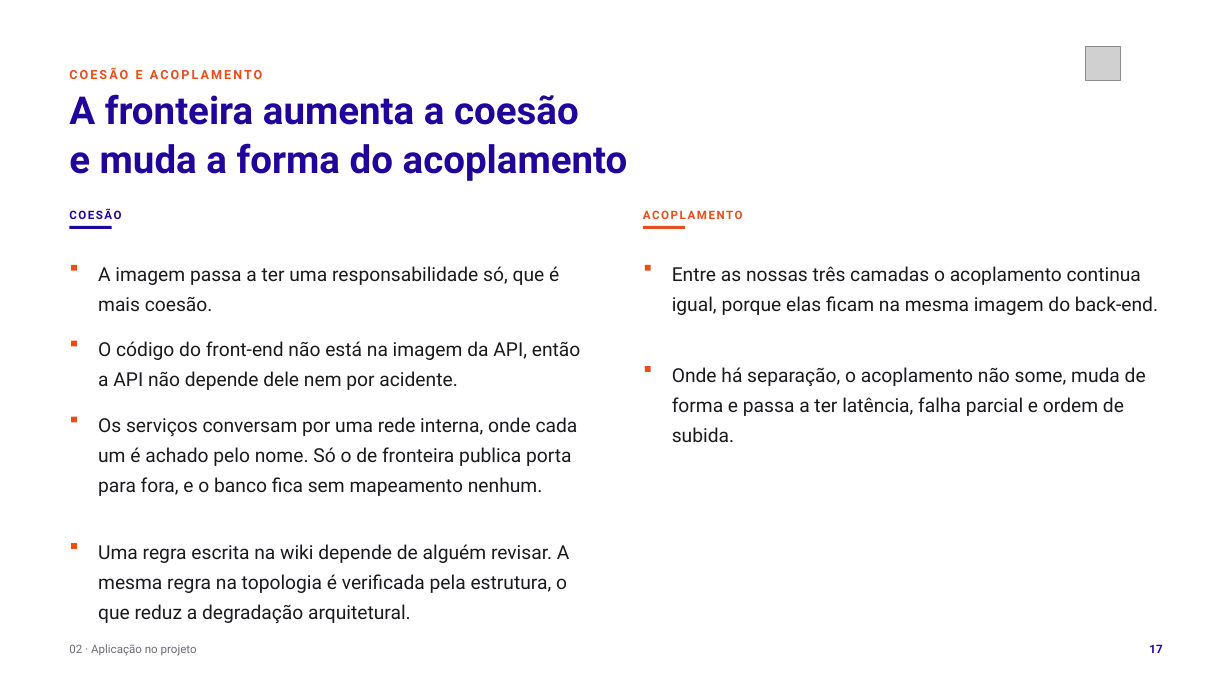
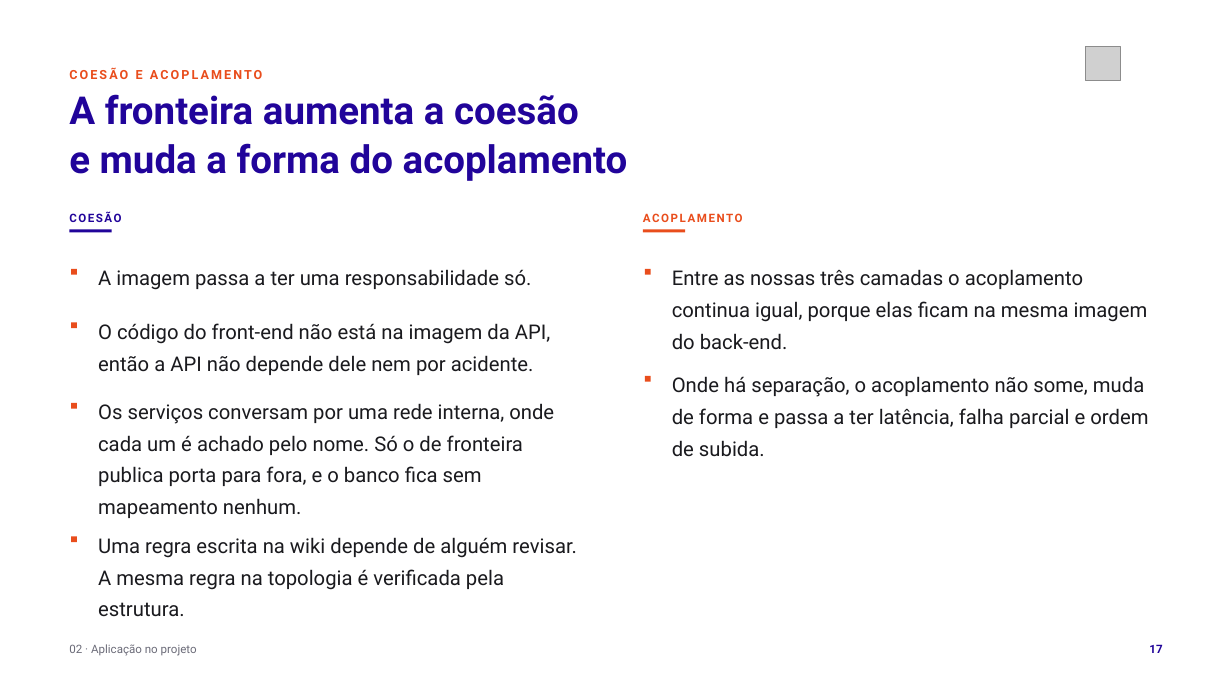
Before and after one commit to tcpassos/invite-app, a slide deck: slide 17 of trabalhos/T1-Docker-Invite-People.pptx. Drawn at 1232x693 pixels with LibreOffice and Linux fonts; fonts in the diff are those of the drawing; grey boxes stand for pictures. Boxes give left, top, right and bottom in pixels: in the first picture for what was removed or moved away, otherwise in the second. Text is boxed around its words. In the diff, an @@ line names an element or a change of style, - is before the commit and + after.

```diff
--- a/trabalhos/T1-Docker-Invite-People.pptx
+++ b/trabalhos/T1-Docker-Invite-People.pptx
@@ rectangle: place and size @@
-rectangle at <box>71,265,77,271</box>
+rectangle at <box>71,269,77,274</box>
@@ text at <box>98,269,531,290</box>: text changed; size 15 to 15.8 pt @@
-A imagem passa a ter uma responsabilidade só, que é mais coesão.
+A imagem passa a ter uma responsabilidade só.
@@ rectangle: place and size @@
-rectangle at <box>645,265,651,271</box>
+rectangle at <box>645,269,651,274</box>
@@ rectangle: place and size @@
-rectangle at <box>71,341,77,347</box>
+rectangle at <box>71,323,77,328</box>
@@ size 15 to 15.8 pt in 4 elements at <box>672,269,1148,350</box>, <box>672,376,1148,456</box>, <box>98,403,554,518</box>, <box>98,323,551,375</box> @@
@@ text "O código do front-end não ...": place and size @@
-text "O código do front-end não ..." at <box>98,341,581,390</box>
+text "O código do front-end não ..." at <box>98,323,551,375</box>
@@ rectangle: place and size @@
-rectangle at <box>645,366,651,372</box>
+rectangle at <box>645,376,651,382</box>
@@ text "Onde há separação, o acoplamento ...": place and size @@
-text "Onde há separação, o acoplamento ..." at <box>672,367,1146,442</box>
+text "Onde há separação, o acoplamento ..." at <box>672,376,1148,456</box>
@@ rectangle: place and size @@
-rectangle at <box>71,417,77,422</box>
+rectangle at <box>71,403,77,409</box>
@@ text "Os serviços conversam por uma ...": place and size @@
-text "Os serviços conversam por uma ..." at <box>98,417,578,496</box>
+text "Os serviços conversam por uma ..." at <box>98,403,554,518</box>
@@ rectangle: place and size @@
-rectangle at <box>71,543,77,549</box>
+rectangle at <box>71,537,77,543</box>
@@ text at <box>98,537,577,617</box>: text changed; size 15 to 15.8 pt @@
-Uma regra escrita na wiki depende de alguém revisar. A mesma regra na topologia é verificada pela estrutura, o que reduz a degradação arquitetural.
+Uma regra escrita na wiki depende de alguém revisar. A mesma regra na topologia é verificada pela estrutura.
```
Also in this commit, not shown: 5 other slides changed, 9 other files.
